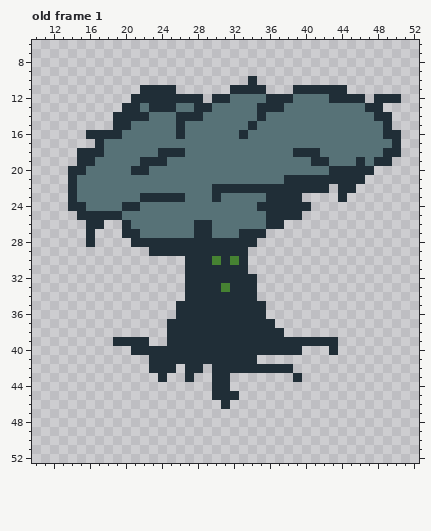
Pixel-art file -- Assets/Sprites/Player.aseprite. Above, as it was before the edit.
64x64 pixels, 1 frame. Shown: old frame 1: x 10..52, y 6..52. The commit also changed other frames, which this record leaves out.
After:
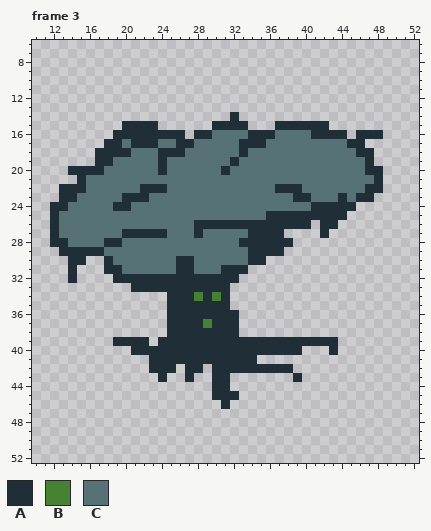
Palette (. is transparent): A #202e37  B #468232  C #577277
A new or re-ordered frame is compared with the old frame closest to it.
Difference:
frames 1 -> 8
--- frame 3 is new; against old frame 1, layer "Player"
@@ x 10..52 @@
  9 ...........................................
-10 ........................A..................
-11 ............AAAA......AAAA...AAAAAA........
-12 ...........AAAAAAAA.AACCCCAAACCCCAAAA.AAA..
-13 ..........AACAAACCAACCCCCAAACCCCCCCCCAA....
-14 .........AAAACCCAAACCCCCCACCCCCCCCCCCCAA...
-15 .........AACCCCCACCCCCCCACCCCCCCCCCCCCCA...
-16 ......AAAACCCCCCACCCCCCACCCCCCCCCCCCCCCAA..
-17 .......ACCCCCCCCCCCCCCCCCCCCCCCCCCCCCCCCA..
-18 .....AAACCCCCCAAACCCCCCCCCCCCAAACCCCCCCAA..
-19 .....AACCCCCAAACCCCCCCCCCCCCCCCAACCCACAA...
-20 ....AACCCCCAACCCCCCCCCCCCCCCCCCCCAAAAA.....
-21 ....ACCCCCCCCCCCCCCCCCCCCCCCAAAAAAAAA......
-22 ....ACCCCCCCCCCCCCCCAAAAAAAAAAAAA.AA.......
-23 ....ACCCCCCCAAAAACCCACCCCCAAAA....A........
-24 ....AACCCCAACCCCCCCCCCCCCAAAAAA............
-25 .....AAAAACCCCCCCCCCCCCCCCAAAA.............
-26 ......AA..ACCCCCCCAACCCCCCAA...............
-27 ......A...AACCCCCCAACCCAAA.................
-28 ......A....AAAAAAAAAAAAAA..................
-29 .............AAAAAAAAAAA...................
-30 .................AAABABA...................
-31 .................AAAAAAA...................
-32 .................AAAAAAAA..................
-33 .................AAAABAAA..................
-34 .................AAAAAAAA..................
-35 ................AAAAAAAAAA.................
-36 ................AAAAAAAAAA.................
-37 ...............AAAAAAAAAAAA................
-38 ...............AAAAAAAAAAAAA...............
-39 .........AAAA..AAAAAAAAAAAAAAAAAAA.........
+10 ...........................................
+11 ...........................................
+12 ...........................................
+13 ...........................................
+14 ......................A....................
+15 ..........AAAA......AAAA...AAAAAA..........
+16 .........AAAAAAAA.AACCCCAAACCCCAAAA.AAA....
+17 ........AACAAACCAACCCCCAAACCCCCCCCCAA......
+18 .......AAAACCCAAACCCCCCACCCCCCCCCCCCAA.....
+19 .......AACCCCCACCCCCCCACCCCCCCCCCCCCCA.....
+20 ....AAAACCCCCCACCCCCCACCCCCCCCCCCCCCCAA....
+21 .....ACCCCCCCCCCCCCCCCCCCCCCCCCCCCCCCCA....
+22 ...AAACCCCCCAAACCCCCCCCCCCCAAACCCCCCCAA....
+23 ...AACCCCCAAACCCCCCCCCCCCCCCCAACCCACAA.....
+24 ..AACCCCCAACCCCCCCCCCCCCCCCCCCCAAAAA.......
+25 ..ACCCCCCCCCCCCCCCCCCCCCCCAAAAAAAAA........
+26 ..ACCCCCCCCCCCCCCCAAAAAAAAAAAAA.AA.........
+27 ..ACCCCCCCAAAAACCCACCCCCAAAA....A..........
+28 ..AACCCCAACCCCCCCCCCCCCAAAAAA..............
+29 ...AAAAACCCCCCCCCCCCCCCCAAAA...............
+30 ....AA..ACCCCCCCAACCCCCCAA.................
+31 ....A...AACCCCCCAACCCAAA...................
+32 ....A....AAAAAAAAAAAAAA....................
+33 ...........AAAAAAAAAAA.....................
+34 ...............AAABABA.....................
+35 ...............AAAAAAA.....................
+36 ...............AAAAAAAA....................
+37 ...............AAAABAAA....................
+38 ...............AAAAAAAA....................
+39 .........AAAA.AAAAAAAAAAAAAAAAAAAA.........
 40 ...........AAAAAAAAAAAAAAAAAAA...A.........
Boxes around the changes in both pictures, in picture pixels (x1, y1, x2, y2):
changed: (50, 76, 401, 346)
